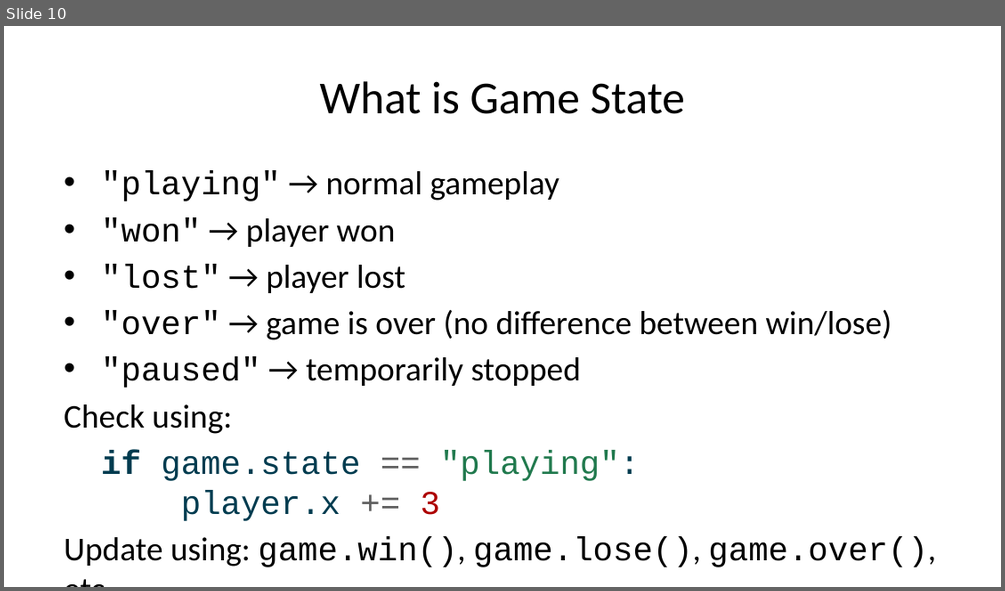
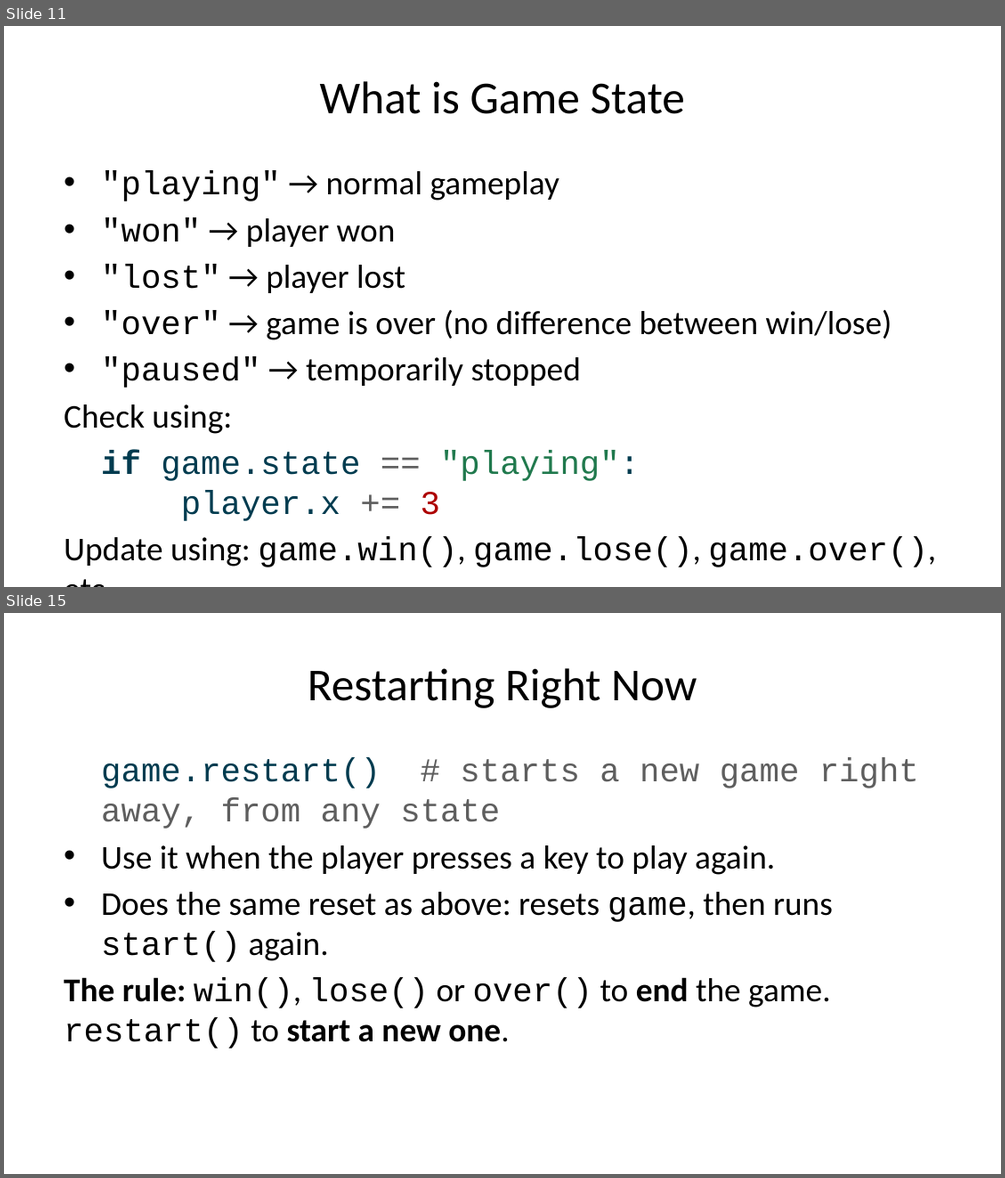
Before and after one commit to mjdargen/cs4040, a slide deck: course/u3m3/u3m3-slides.pptx. Shown one above the other, each under a label of ours: slide 10 before the commit, slides 11 and 15 after it; the slides between them are not shown. The pictures are 1005x591 and 1005x1178 pixels, drawn with LibreOffice and Linux fonts; fonts in the diff are those of the drawing. Boxes give left, top, right and bottom in pixels: in the first picture for what was removed or moved away, otherwise in the second. Text is boxed around its words. In the diff, an @@ line names an element or a change of style, - is before the commit and + after.

```diff
--- a/course/u3m3/u3m3-slides.pptx
+++ b/course/u3m3/u3m3-slides.pptx
@@ slide 15 added at [4,613,1001,1174], background #FFFFFF @@
@@ title added at [307,668,697,708], 33 pt, text #000000 @@
+Restarting Right Now
@@ text added at [64,758,919,1048], 24 pt, text #000000 @@
+game.restart() # starts a new game right away, from any state
+• Use it when the player presses a key to play again.
+• Does the same reset as above: resets game, then runs start() again.
+The rule: win(), lose() or over() to end the game. restart() to start a new one.
@@ what was slide 10 is now slide 11 @@
```
Also in this commit, not shown: 5 slides changed, 3 other slides added, 18 other files.
